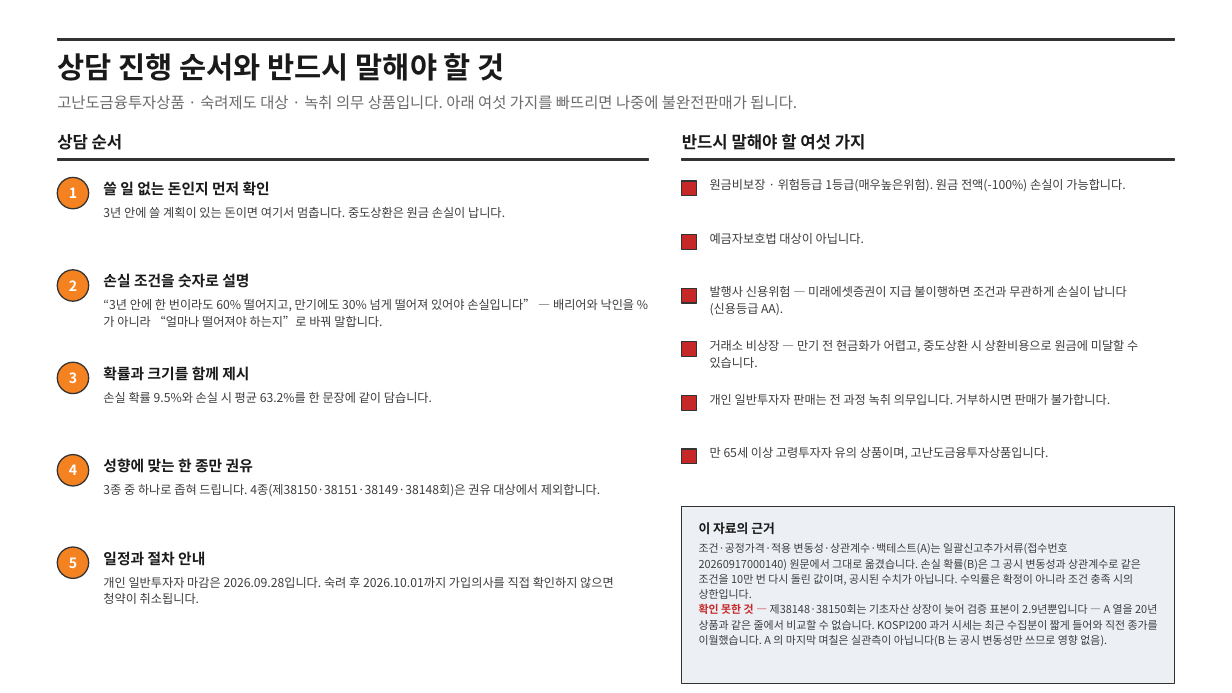
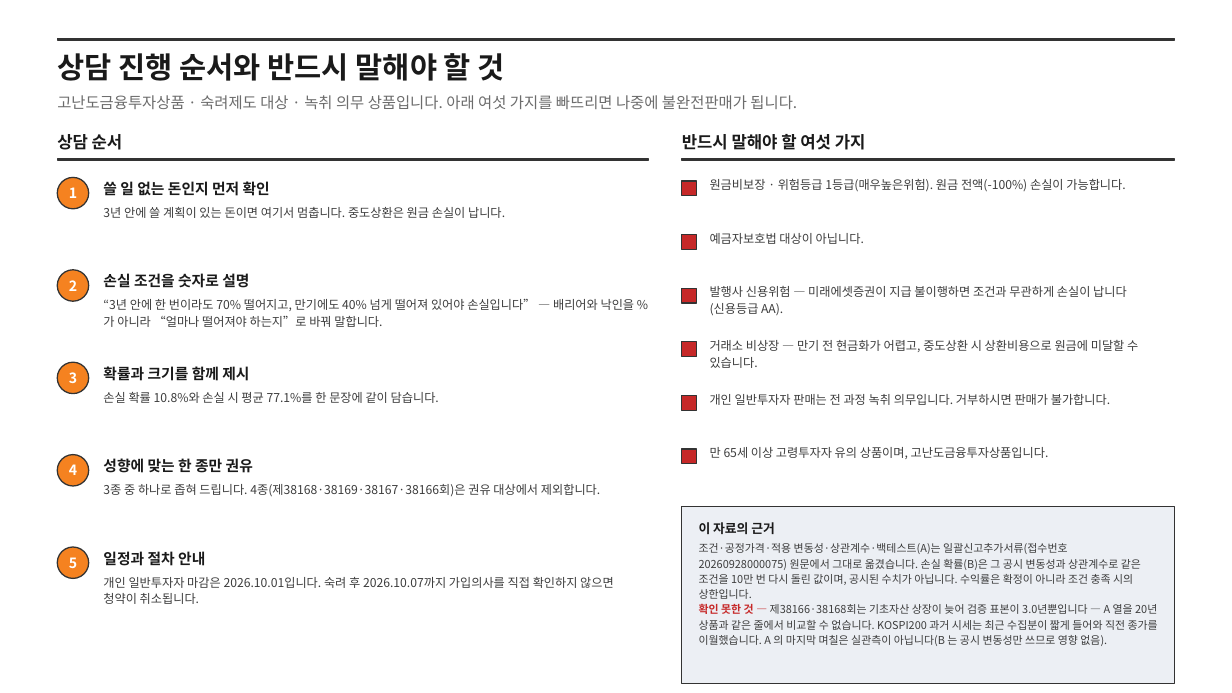
Before and after one commit to hanaroline/work_1, a slide deck: slide 8 of els-sales-deck.pptx. Drawn at 1232x693 pixels with LibreOffice and Linux fonts; fonts in the diff are those of the drawing. Boxes give left, top, right and bottom in pixels: in the first picture for what was removed or moved away, otherwise in the second. Text is boxed around its words. In the diff, an @@ line names an element or a change of style, - is before the commit and + after.

```diff
--- a/els-sales-deck.pptx
+++ b/els-sales-deck.pptx
@@ text at [103,299,635,327]: text changed @@
-“3년 안에 한 번이라도 60% 떨어지고, 만기에도 30% 넘게 떨어져 있어야 손실입니다” — 배리어와 낙인을 %가 아니라 “얼마나 떨어져야 하는지”로 바꿔 말합니다.
+“3년 안에 한 번이라도 70% 떨어지고, 만기에도 40% 넘게 떨어져 있어야 손실입니다” — 배리어와 낙인을 %가 아니라 “얼마나 떨어져야 하는지”로 바꿔 말합니다.
@@ text at [103,392,439,403]: text changed @@
-손실 확률 9.5%와 손실 시 평균 63.2%를 한 문장에 같이 담습니다.
+손실 확률 10.8%와 손실 시 평균 77.1%를 한 문장에 같이 담습니다.
@@ text at [103,484,600,496]: text changed @@
-3종 중 하나로 좁혀 드립니다. 4종(제38150·38151·38149·38148회)은 권유 대상에서 제외합니다.
+3종 중 하나로 좁혀 드립니다. 4종(제38168·38169·38167·38166회)은 권유 대상에서 제외합니다.
@@ text at [699,543,1141,599]: text changed @@
-조건·공정가격·적용 변동성·상관계수·백테스트(A)는 일괄신고추가서류(접수번호 20260917000140) 원문에서 그대로 옮겼습니다. 손실 확률(B)은 그 공시 변동성과 상관계수로 같은 조건을 10만 번 다시 돌린 값이며, 공시된 수치가 아닙니다. 수익률은 확정이 아니라 조건 충족 시의 상한입니다.
+조건·공정가격·적용 변동성·상관계수·백테스트(A)는 일괄신고추가서류(접수번호 20260928000075) 원문에서 그대로 옮겼습니다. 손실 확률(B)은 그 공시 변동성과 상관계수로 같은 조건을 10만 번 다시 돌린 값이며, 공시된 수치가 아닙니다. 수익률은 확정이 아니라 조건 충족 시의 상한입니다.
@@ text at [103,577,614,604]: text changed @@
-개인 일반투자자 마감은 2026.09.28입니다. 숙려 후 2026.10.01까지 가입의사를 직접 확인하지 않으면 청약이 취소됩니다.
+개인 일반투자자 마감은 2026.10.01입니다. 숙려 후 2026.10.07까지 가입의사를 직접 확인하지 않으면 청약이 취소됩니다.
@@ text at [699,604,1158,646]: text changed @@
-확인 못한 것 — 제38148·38150회는 기초자산 상장이 늦어 검증 표본이 2.9년뿐입니다 — A 열을 20년 상품과 같은 줄에서 비교할 수 없습니다. KOSPI200 과거 시세는 최근 수집분이 짧게 들어와 직전 종가를 이월했습니다. A 의 마지막 며칠은 실관측이 아닙니다(B 는 공시 변동성만 쓰므로 영향 없음).
+확인 못한 것 — 제38166·38168회는 기초자산 상장이 늦어 검증 표본이 3.0년뿐입니다 — A 열을 20년 상품과 같은 줄에서 비교할 수 없습니다. KOSPI200 과거 시세는 최근 수집분이 짧게 들어와 직전 종가를 이월했습니다. A 의 마지막 며칠은 실관측이 아닙니다(B 는 공시 변동성만 쓰므로 영향 없음).
```
Also in this commit, not shown: 7 other slides changed, 13 other files.
